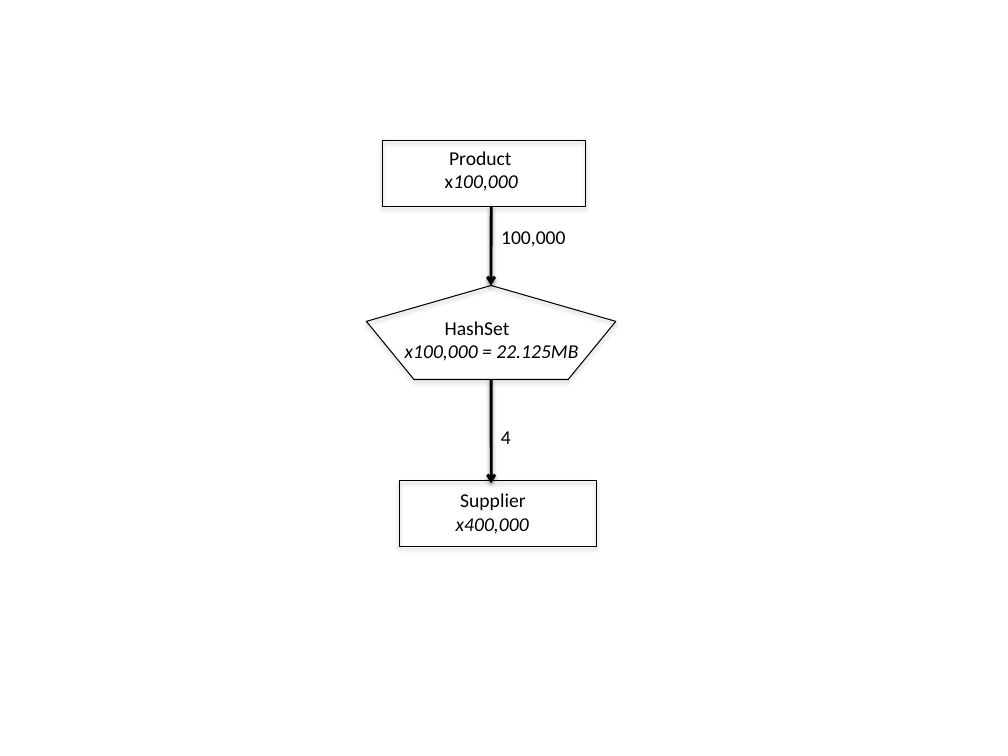
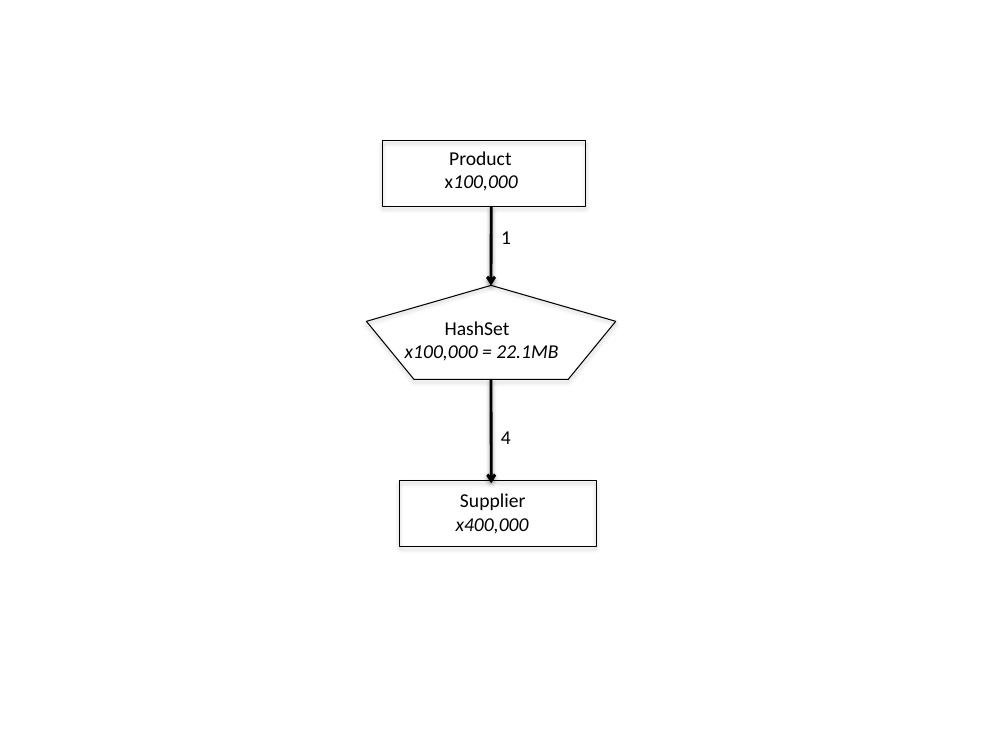
Before and after one commit to TheRuncibleTuner/bloatbook, a slide deck: slide 1 of part1/Figures/collections/product-hashset.pptx. Drawn at 1008x756 pixels with LibreOffice and Linux fonts; fonts in the diff are those of the drawing. Boxes give left, top, right and bottom in pixels: in the first picture for what was removed or moved away, otherwise in the second. Text is boxed around its words. In the diff, an @@ line names an element or a change of style, - is before the commit and + after.

```diff
--- a/part1/Figures/collections/product-hashset.pptx
+++ b/part1/Figures/collections/product-hashset.pptx
@@ text removed at [501, 231, 565, 247] @@
-100,000
@@ text added at [501, 231, 511, 244], 14 pt, text #000000 @@
+1
@@ text at [405, 345, 558, 361]: text changed @@
-x100,000 = 22.125MB
+x100,000 = 22.1MB
```
Also in this commit, not shown: 24 other files.
